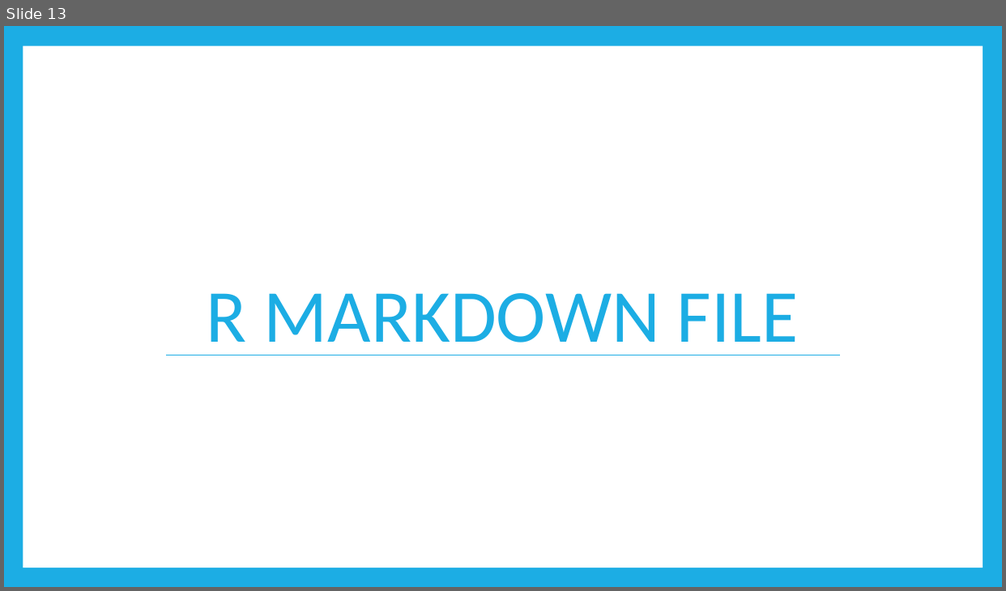
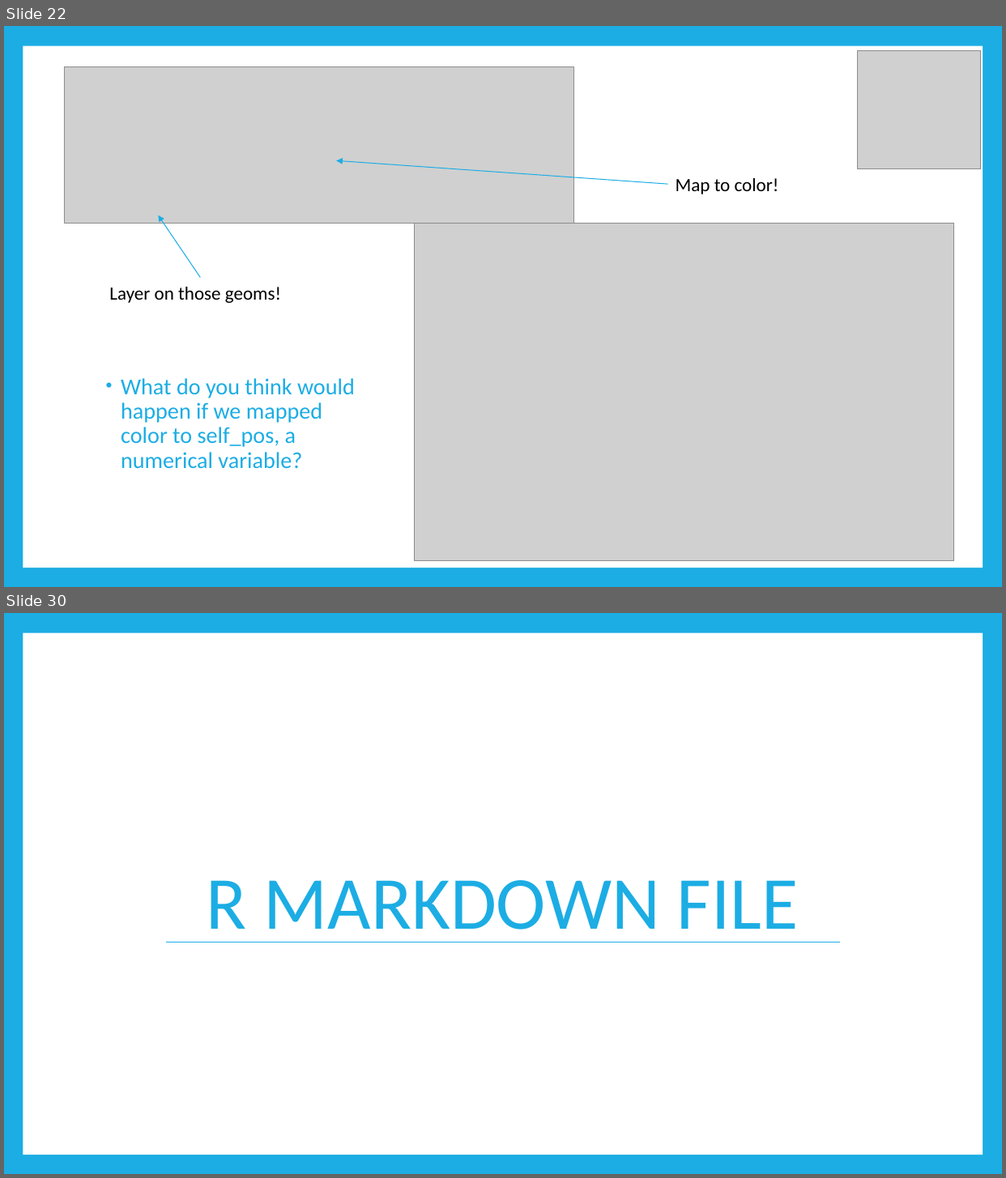
Before and after one commit to RandiLGarcia/datic-intro-to-r, a slide deck: docs/Day 1 Slides.pptx. Shown one above the other, each under a label of ours: slide 13 before the commit, slides 22 and 30 after it; the slides between them are not shown. The pictures are 1006x591 and 1006x1178 pixels, drawn with LibreOffice and Linux fonts; fonts in the diff are those of the drawing; grey boxes stand for pictures. Boxes give left, top, right and bottom in pixels: in the first picture for what was removed or moved away, otherwise in the second. Text is boxed around its words. In the diff, an @@ line names an element or a change of style, - is before the commit and + after.

```diff
--- a/docs/Day 1 Slides.pptx
+++ b/docs/Day 1 Slides.pptx
@@ slide 22 added at [4, 26, 1002, 587], background #1CADE4; not listed: 1 template element that a slide beside it also shows @@
@@ picture added at [65, 67, 573, 223] @@
@@ picture added at [858, 50, 981, 169] @@
@@ arrow added from (668, 184) to (336, 160), #1CADE4 0.79 pt @@
@@ text added at [675, 178, 779, 194], 18 pt, text #000000 @@
+Map to color!
@@ arrow added from (200, 278) to (158, 216), #1CADE4 0.79 pt @@
@@ picture added at [414, 223, 954, 561] @@
@@ text added at [109, 287, 281, 303], 18 pt, text #000000 @@
+Layer on those geoms!
@@ text added at [121, 378, 355, 469], 22 pt, text #1CADE4 @@
+• What do you think would happen if we mapped color to self_pos, a numerical variable?
@@ what was slide 13 is now slide 30 @@
```
Also in this commit, not shown: 15 slides changed, 12 other slides added, 7 slides removed, 11 other files.
